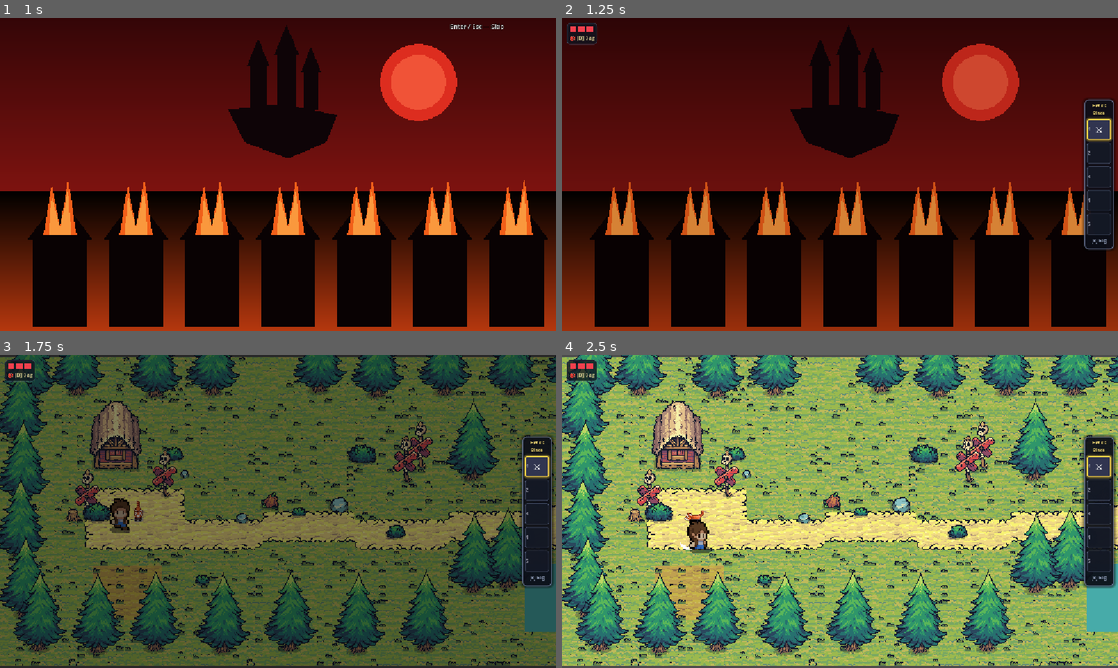
Above: before the commit, frames 1-4 (two rows, left to right).
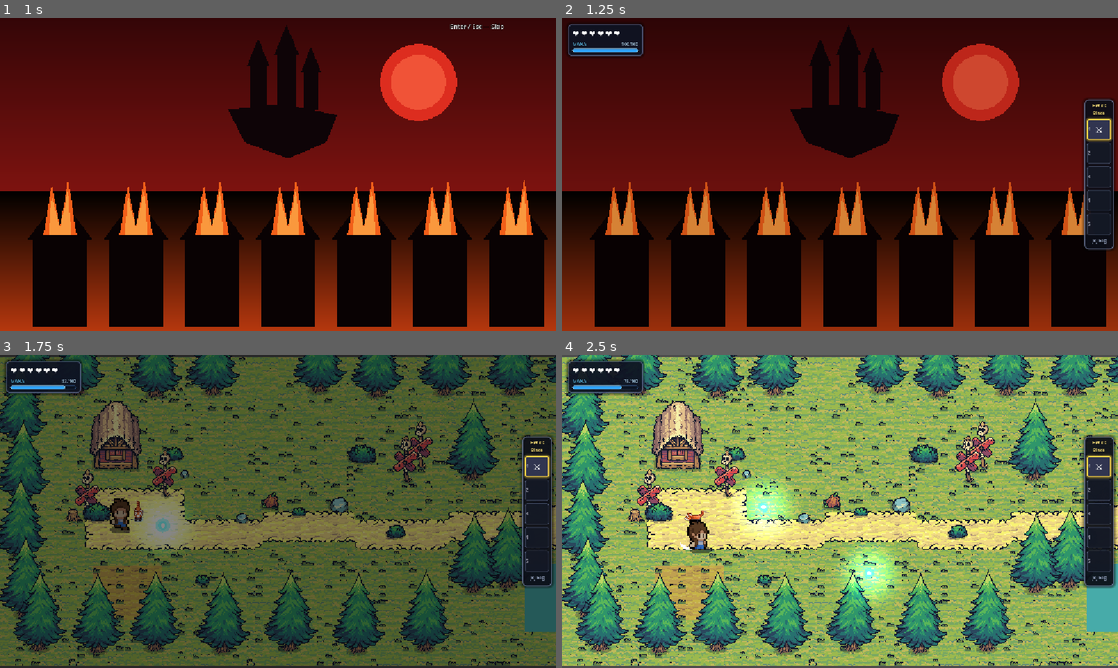
Above: after the commit, the same moments.

Repository: Dishant-Gotis/CGG
Game: Godot game, scene res://scenes/cutscenes/prologue.tscn
Same seed, same stepped clock (60 frames per second), same inputs: the game is played once before the commit and once after it. Sound files missing from this copy of the repository are replaced by a short silence.
Inputs (mouse positions are in pixels of both pictures, inside the frame that each line leads up to):
- Up to frame 1 (1 s): tap Enter (skip) at 0.5 s; move the mouse to (400, 158) at 0.52 s; hold D (move_right) from 0.53 s (still down); tap Q (attack) at 0.6 s; click (400, 158) at 0.67 s; tap Space at 0.77 s; tap F (cast_mana, bound only after the commit) at 0.8 s
- Up to frame 2 (1.25 s): keep holding D (move_right)
- Up to frame 3 (1.75 s): move the mouse to (166, 527) at 1.27 s; release D (move_right) at 1.28 s; hold S (move_down) from 1.28 s (still down); tap F (cast_mana, bound only after the commit) at 1.35 s; click (166, 527) at 1.42 s; tap Space at 1.52 s; tap R at 1.55 s
- Up to frame 4 (2.5 s): move the mouse to (895, 442) at 2.02 s; release S (move_down) at 2.03 s; hold D (move_right) from 2.03 s (still down); tap R at 2.1 s; click (895, 442) at 2.17 s; tap Q (attack) at 2.3 s

Frame 1 is identical in both runs. In frame 2, 1.3% of the frame differs, in the area x 0-15%, y 1-13%; in frame 3, 2.0%; in frame 4, 4.2%, in the area x 0-61%, y 1-80%.

Commit message:
feat: add core UI manager, game state, player, enemy, and combat systems

Diff:
--- a/cgg/data/combat.json
+++ b/cgg/data/combat.json
@@ -1,6 +1,6 @@
 {
 	"player_speed": 140.0,
-	"player_max_health": 3,
+	"player_max_health": 6,
 	"attack_damage": 1,
 	"attack_cooldown": 0.45,
 	"attack_window": 0.18,
--- a/cgg/scripts/autoload/game_state.gd
+++ b/cgg/scripts/autoload/game_state.gd
@@ -4,6 +4,7 @@
 
 signal flag_changed(flag: String, value: bool)
 signal health_changed(hp: int, max_hp: int)
+signal mana_changed(mana: float, max_mana: float)
 signal inventory_changed
 signal hotbar_changed(active_index: int)
 
@@ -45,7 +46,7 @@
 ## single place for defaults (spec §9: no scattered constants).
 const COMBAT_DEFAULTS: Dictionary = {
 	"player_speed": 250.0,
-	"player_max_health": 10,
+	"player_max_health": 6,
 	"attack_damage": 1,
 	"attack_cooldown": 0.45,
 	"attack_window": 0.18,
@@ -65,8 +66,11 @@
 var combat: Dictionary = {}
 
 var flags: Dictionary = {}
-var health: int = 3
-var max_health: int = 3
+var health: int = 6
+var max_health: int = 6
+var mana: float = 100.0
+var max_mana: float = 100.0
+var mana_regen: float = 16.0
 var current_region: String = ""
 var pending_spawn: String = ""
 var pending_player_position: Variant = null  # Vector2 or null
@@ -84,7 +88,27 @@
 				combat[key] = (loaded as Dictionary)[key]
 	max_health = int(combat["player_max_health"])
 	health = max_health
+	mana = max_mana
 	print("[CHECK] GameState ready, combat keys=", combat.size())
+
+
+func _process(delta: float) -> void:
+	if mana < max_mana:
+		mana = minf(max_mana, mana + mana_regen * delta)
+		mana_changed.emit(mana, max_mana)
+
+
+func consume_mana(amount: float) -> bool:
+	if mana >= amount:
+		mana -= amount
+		mana_changed.emit(mana, max_mana)
+		return true
+	return false
+
+
+func set_mana(value: float) -> void:
+	mana = clampf(value, 0.0, max_mana)
+	mana_changed.emit(mana, max_mana)
 
 
 func set_flag(flag: String, value: bool = true) -> void:
@@ -108,10 +132,12 @@
 	inventory = []
 	max_health = int(combat["player_max_health"])
 	health = max_health
+	mana = max_mana
 	current_region = ""
 	pending_spawn = ""
 	pending_player_position = null
 	health_changed.emit(health, max_health)
+	mana_changed.emit(mana, max_mana)
 	if FileAccess.file_exists(SAVE_PATH):
 		DirAccess.remove_absolute(ProjectSettings.globalize_path(SAVE_PATH))
 
--- a/cgg/scripts/autoload/input_config.gd
+++ b/cgg/scripts/autoload/input_config.gd
@@ -9,6 +9,7 @@
 	"move_left": [KEY_A],
 	"move_right": [KEY_D],
 	"attack": [KEY_Q],
+	"cast_mana": [KEY_F, KEY_R],
 	"interact": [KEY_E],
 	"advance": [KEY_E],
 }
--- a/cgg/scripts/autoload/ui_manager.gd
+++ b/cgg/scripts/autoload/ui_manager.gd
@@ -22,6 +22,8 @@
 var skip_label: Label
 var hud_panel: PanelContainer
 var hud_hearts: HBoxContainer
+var mana_bar: ProgressBar
+var mana_label: Label
 
 # Minecraft-style Hotbar (Bottom-center, slots 1-5)
 var hotbar_panel: PanelContainer
@@ -83,10 +85,12 @@
 	_build_skip_hint()
 
 	GameState.health_changed.connect(_on_health_changed)
+	GameState.mana_changed.connect(_on_mana_changed)
 	GameState.hotbar_changed.connect(_on_hotbar_changed)
 	GameState.inventory_changed.connect(_on_inventory_changed)
 
 	_on_health_changed(GameState.health, GameState.max_health)
+	_on_mana_changed(GameState.mana, GameState.max_mana)
 	_update_hotbar_ui()
 	_update_bag_ui()
 
@@ -103,39 +107,84 @@
 	return r
 
 
-# --- HUD (Health Hearts + Satchel Key Hint) -----------------------------------
+# --- HUD (Health Hearts + Mana Bar + Satchel Key Hint) ------------------------
 
 func _build_hud() -> void:
 	hud_panel = PanelContainer.new()
 	var style := StyleBoxFlat.new()
-	style.bg_color = Color(0.06, 0.08, 0.12, 0.8)
-	style.border_color = Color(0.3, 0.35, 0.45, 0.6)
-	style.set_border_width_all(1)
-	style.set_corner_radius_all(6)
-	style.set_content_margin_all(6)
+	style.bg_color = Color(0.06, 0.08, 0.14, 0.88)
+	style.border_color = Color(0.35, 0.40, 0.55, 0.75)
+	style.set_border_width_all(2)
+	style.set_corner_radius_all(8)
+	style.content_margin_left = 10
+	style.content_margin_right = 10
+	style.content_margin_top = 8
+	style.content_margin_bottom = 8
+	style.shadow_color = Color(0, 0, 0, 0.5)
+	style.shadow_size = 6
 	hud_panel.add_theme_stylebox_override("panel", style)
 	hud_panel.mouse_filter = Control.MOUSE_FILTER_IGNORE
 
 	var vbox := VBoxContainer.new()
-	vbox.add_theme_constant_override("separation", 3)
-
-	var hud_box := HBoxContainer.new()
-	hud_box.add_theme_constant_override("separation", 4)
+	vbox.add_theme_constant_override("separation", 5)
+
+	# Row 1: Health Hearts
+	var hearts_box := HBoxContainer.new()
+	hearts_box.add_theme_constant_override("separation", 2)
 	hud_hearts = HBoxContainer.new()
 	hud_hearts.add_theme_constant_override("separation", 3)
-	hud_box.add_child(hud_hearts)
-	vbox.add_child(hud_box)
-
-	var bag_hint := Label.new()
-	bag_hint.text = "🎒 [B] Bag"
-	bag_hint.add_theme_font_size_override("font_size", 11)
-	bag_hint.add_theme_color_override("font_color", Color(0.9, 0.85, 0.6, 0.9))
-	vbox.add_child(bag_hint)
+	hearts_box.add_child(hud_hearts)
+	vbox.add_child(hearts_box)
+
+	# Row 2: Mana Bar (Below the 6 hearts)
+	var mana_vbox := VBoxContainer.new()
+	mana_vbox.add_theme_constant_override("separation", 2)
+
+	var mana_header := HBoxContainer.new()
+	var mana_title := Label.new()
+	mana_title.text = "MANA"
+	mana_title.add_theme_font_size_override("font_size", 9)
+	mana_title.add_theme_color_override("font_color", Color(0.40, 0.80, 1.0, 0.95))
+	mana_title.add_theme_color_override("font_outline_color", Color(0, 0, 0, 0.9))
+	mana_title.add_theme_constant_override("outline_size", 2)
+	mana_header.add_child(mana_title)
+
+	mana_label = Label.new()
+	mana_label.text = "100/100"
+	mana_label.horizontal_alignment = HORIZONTAL_ALIGNMENT_RIGHT
+	mana_label.size_flags_horizontal = Control.SIZE_EXPAND_FILL
+	mana_label.add_theme_font_size_override("font_size", 9)
+	mana_label.add_theme_color_override("font_color", Color(0.75, 0.90, 1.0, 0.9))
+	mana_header.add_child(mana_label)
+	mana_vbox.add_child(mana_header)
+
+	mana_bar = ProgressBar.new()
+	mana_bar.custom_minimum_size = Vector2(136, 8)
+	mana_bar.max_value = 100.0
+	mana_bar.value = 100.0
+	mana_bar.show_percentage = false
+
+	var bar_bg := StyleBoxFlat.new()
+	bar_bg.bg_color = Color(0.04, 0.07, 0.12, 0.9)
+	bar_bg.border_color = Color(0.2, 0.35, 0.55, 0.8)
+	bar_bg.set_border_width_all(1)
+	bar_bg.set_corner_radius_all(3)
+	mana_bar.add_theme_stylebox_override("background", bar_bg)
+
+	var bar_fill := StyleBoxFlat.new()
+	bar_fill.bg_color = Color(0.18, 0.65, 1.0, 0.95)
+	bar_fill.border_color = Color(0.65, 0.9, 1.0, 0.8)
+	bar_fill.set_border_width_all(1)
+	bar_fill.set_corner_radius_all(3)
+	mana_bar.add_theme_stylebox_override("fill", bar_fill)
+
+	mana_vbox.add_child(mana_bar)
+	vbox.add_child(mana_vbox)
 
 	hud_panel.add_child(vbox)
 	root_ui.add_child(hud_panel)
 	hud_panel.set_anchors_preset(Control.PRESET_TOP_LEFT)
-	hud_panel.position = Vector2(10, 10)
+	hud_panel.position = Vector2(12, 12)
 
 
 # --- Minecraft-style Hotbar (Vertical on Right Side) -------------------------
@@ -883,12 +932,25 @@
 func _on_health_changed(hp: int, max_hp: int) -> void:
 	for child: Node in hud_hearts.get_children():
 		child.queue_free()
-	for i: int in range(max_hp):
-		var heart := ColorRect.new()
-		heart.custom_minimum_size = Vector2(14, 14)
-		heart.color = Color(0.95, 0.25, 0.3) if i < hp else Color(0.25, 0.25, 0.28)
+	var total_hearts: int = maxi(max_hp, 6)
+	for i: int in range(total_hearts):
+		var heart := Label.new()
+		heart.text = "❤️" if i < hp else "🖤"
+		heart.add_theme_font_size_override("font_size", 16)
+		if i >= hp:
+			heart.modulate = Color(0.4, 0.42, 0.5, 0.55)
+		else:
+			heart.modulate = Color(1.0, 1.0, 1.0, 1.0)
 		hud_hearts.add_child(heart)
 	hud_panel.visible = max_hp > 0 and not cutscene_caption
+
+
+func _on_mana_changed(cur_mana: float, max_m: float) -> void:
+	if mana_bar != null:
+		mana_bar.max_value = max_m
+		mana_bar.value = cur_mana
+	if mana_label != null:
+		mana_label.text = "%d/%d" % [int(round(cur_mana)), int(round(max_m))]
 
 
 func set_hud_visible(v: bool) -> void:
--- a/cgg/scripts/cave.gd
+++ b/cgg/scripts/cave.gd
@@ -4,6 +4,7 @@
 ## exit back to surface, and crystal cavern ambiance.
 
 @onready var player: CharacterBody2D = $Player if has_node("Player") else null
+var _cave_lights: Array[PointLight2D] = []
 
 
 func _ready() -> void:
@@ -15,4 +16,20 @@
 		cam.limit_right = 1672
 		cam.limit_bottom = 940
 
-	print("[CHECK] Glowing Crystal Cavern ready, bounds=(0,0,1672,940)")
+	# Gather crystal and ambient lights for atmospheric glow
+	for child: Node in get_children():
+		if child is PointLight2D:
+			_cave_lights.append(child as PointLight2D)
+
+	if player != null and player.has_method("_update_torch_light"):
+		player._update_torch_light()
+
+	print("[CHECK] Glowing Crystal Cavern ready with ", _cave_lights.size(), " radiant light sources")
+
+
+func _process(delta: float) -> void:
+	var t: float = Time.get_ticks_msec() * 0.003
+	for i: int in range(_cave_lights.size()):
+		var lt: PointLight2D = _cave_lights[i]
+		if lt != null:
+			lt.energy = 1.35 + 0.22 * sin(t + i * 1.3)
--- /dev/null
+++ b/cgg/scripts/entities/mana_projectile.gd
@@ -0,0 +1,102 @@
+extends Area2D
+class_name ManaProjectile
+## Radiant Mana Bolt thrown by the player.
+## Illuminates dark caverns, flies towards the target, and deals 2 damage + knockback.
+
+var direction: Vector2 = Vector2.RIGHT
+var speed: float = 420.0
+var damage: int = 2
+var lifetime: float = 2.0
+
+var _light: PointLight2D
+var _hit: bool = false
+var _pulse_t: float = 0.0
+
+
+func _ready() -> void:
+	# Layer 8 (Attack hitboxes), Mask 1 (world walls) + 4 (enemies) + 16 (enemy hurtboxes)
+	collision_layer = 8
+	collision_mask = 1 | 4 | 16
+	monitoring = true
+	monitorable = true
+
+	var col := CollisionShape2D.new()
+	var cshape := CircleShape2D.new()
+	cshape.radius = 12.0
+	col.shape = cshape
+	add_child(col)
+
+	# Dedicated PointLight2D so the projectile actively illuminates dark caves
+	_light = PointLight2D.new()
+	_light.color = Color(0.28, 0.78, 1.0, 1.0)
+	_light.energy = 1.6
+	_light.shadow_enabled = false
+
+	var img := Image.create(64, 64, false, Image.FORMAT_RGBA8)
+	for y_px: int in range(64):
+		for x_px: int in range(64):
+			var dist := Vector2(x_px - 32, y_px - 32).length() / 32.0
+			var a := clampf(1.0 - dist, 0.0, 1.0)
+			a = a * a
+			img.set_pixel(x_px, y_px, Color(1, 1, 1, a))
+	var tex := ImageTexture.create_from_image(img)
+	_light.texture = tex
+	_light.texture_scale = 2.8
+	add_child(_light)
+
+	area_entered.connect(_on_area_entered)
+	body_entered.connect(_on_body_entered)
+
+
+func _process(delta: float) -> void:
+	_pulse_t += delta * 12.0
+	queue_redraw()
+
+
+func _physics_process(delta: float) -> void:
+	global_position += direction * speed * delta
+	lifetime -= delta
+	if lifetime <= 0.0:
+		_fade_and_free()
+
+
+func _draw() -> void:
+	var pulse := 1.0 + 0.15 * sin(_pulse_t)
+	# Outer mystical aura
+	draw_circle(Vector2.ZERO, 13.0 * pulse, Color(0.12, 0.55, 1.0, 0.35))
+	# Inner glowing cyan ring
+	draw_circle(Vector2.ZERO, 8.5 * pulse, Color(0.35, 0.85, 1.0, 0.85))
+	# Core celestial white star
+	draw_circle(Vector2.ZERO, 4.5, Color(0.95, 0.98, 1.0, 1.0))
+
+
+func _on_area_entered(area: Area2D) -> void:
+	if _hit:
+		return
+	var target: Node = area.get_parent()
+	if target != null and target.has_method("take_damage"):
+		_hit = true
+		target.take_damage(damage, direction)
+		_fade_and_free()
+
+
+func _on_body_entered(body: Node2D) -> void:
+	if _hit:
+		return
+	if body == self or body.is_in_group("player"):
+		return
+	if body.has_method("take_damage"):
+		_hit = true
+		body.take_damage(damage, direction)
+		_fade_and_free()
+	elif body is TileMap or body is StaticBody2D:
+		# Hit wall / obstacle
+		_hit = true
+		_fade_and_free()
+
+
+func _fade_and_free() -> void:
+	set_physics_process(false)
+	var tw := create_tween()
+	tw.tween_property(self, "modulate:a", 0.0, 0.12)
+	tw.tween_callback(queue_free)
--- a/cgg/scripts/entities/player.gd
+++ b/cgg/scripts/entities/player.gd
@@ -68,6 +68,7 @@
 			global_position = spawn_node.global_position
 		GameState.pending_spawn = ""
 
+	_setup_torch_light()
 	print("[CHECK] player ready at ", global_position)
 
 
@@ -79,6 +80,9 @@
 		anim.modulate.a = 0.45 + 0.55 * absf(sin(Time.get_ticks_msec() * 0.02))
 	else:
 		anim.modulate.a = 1.0
+
+	if torch_light != null and torch_light.visible:
+		torch_light.energy = 1.25 + 0.09 * sin(Time.get_ticks_msec() * 0.008)
 
 	if state == State.DEAD:
 		velocity = Vector2.ZERO
@@ -143,6 +147,9 @@
 	if Input.is_action_just_pressed("attack") and attack_cd_left <= 0.0:
 		_start_attack()
 		return
+	if Input.is_action_just_pressed("cast_mana"):
+		cast_mana()
+		return
 	if Input.is_action_just_pressed("interact"):
 		_try_interact()
 		return
@@ -349,8 +356,84 @@
 func _unhandled_input(event: InputEvent) -> void:
 	if UI.dialogue_open:
 		return
-	if event is InputEventMouseButton and event.button_index == MOUSE_BUTTON_LEFT and event.pressed:
-		var target := _nearest_target()
-		if target != null:
-			_try_interact()
+	if event is InputEventMouseButton and event.pressed:
+		if event.button_index == MOUSE_BUTTON_LEFT:
+			var target := _nearest_target()
+			if target != null:
+				_try_interact()
+				get_viewport().set_input_as_handled()
+		elif event.button_index == MOUSE_BUTTON_RIGHT:
+			cast_mana()
 			get_viewport().set_input_as_handled()
+
+
+func cast_mana() -> void:
+	if state == State.DEAD or UI.dialogue_open or UI.bag_open:
+		return
+	if not GameState.consume_mana(20.0):
+		return
+
+	# Calculate aim direction towards mouse cursor or facing direction
+	var mouse_pos := get_global_mouse_position()
+	var dir := (mouse_pos - global_position).normalized()
+	if dir == Vector2.ZERO or mouse_pos.distance_to(global_position) < 4.0:
+		match facing:
+			"down": dir = Vector2.DOWN
+			"up": dir = Vector2.UP
+			"side": dir = Vector2.LEFT if facing_left else Vector2.RIGHT
+
+	# Update player facing towards cast direction
+	if absf(dir.x) > absf(dir.y):
+		facing = "side"
+		facing_left = dir.x < 0.0
+	elif dir.y > 0.0:
+		facing = "down"
+		facing_left = false
+	else:
+		facing = "up"
+		facing_left = false
+	anim.play(ATTACK_ANIMS[facing])
+	anim.flip_h = facing_left
+
+	# Instantiate and spawn the glowing Mana projectile
+	var proj := ManaProjectile.new()
+	proj.direction = dir
+	proj.global_position = global_position + dir * 22.0
+	get_parent().add_child(proj)
+
+	AudioManager.play_sword()
+	var tw := create_tween()
+	anim.modulate = Color(0.4, 0.85, 1.0)
+	tw.tween_property(anim, "modulate", Color.WHITE, 0.18)
+
+
+var torch_light: PointLight2D
+
+func _setup_torch_light() -> void:
+	torch_light = PointLight2D.new()
+	torch_light.color = Color(1.0, 0.84, 0.52, 1.0)
+	torch_light.energy = 1.3
+	torch_light.shadow_enabled = false
+
+	var img := Image.create(128, 128, false, Image.FORMAT_RGBA8)
+	for y_px: int in range(128):
+		for x_px: int in range(128):
+			var dist := Vector2(x_px - 64, y_px - 64).length() / 64.0
+			var a := clampf(1.0 - dist, 0.0, 1.0)
+			a = a * a
+			img.set_pixel(x_px, y_px, Color(1, 1, 1, a))
+	var tex := ImageTexture.create_from_image(img)
+	torch_light.texture = tex
+	torch_light.texture_scale = 3.4
+	torch_light.position = Vector2(0, 0)
+	add_child(torch_light)
+	_update_torch_light()
+
+	GameState.inventory_changed.connect(_update_torch_light)
+	GameState.hotbar_changed.connect(func(_idx: int) -> void: _update_torch_light())
+
+
+func _update_torch_light() -> void:
+	if torch_light != null:
+		var in_cave := get_tree().current_scene != null and (get_tree().current_scene.name == "Cave" or get_tree().current_scene.scene_file_path.contains("cave"))
+		torch_light.visible = in_cave and GameState.has_item("cave_torch")
--- a/cgg/scripts/entities/torch_goblin.gd
+++ b/cgg/scripts/entities/torch_goblin.gd
@@ -14,9 +14,9 @@
 var state: State = State.PATROL
 var hp: int = 3
 var max_hp: int = 3
-var move_speed: float = 85.0
-var detection_radius: float = 240.0
-var attack_reach: float = 52.0
+var move_speed: float = 75.0
+var detection_radius: float = 230.0
+var attack_reach: float = 42.0
 var damage: int = 1
 
 var home_pos: Vector2 = Vector2.ZERO
@@ -262,7 +262,7 @@
 
 func _start_attack(dir: Vector2) -> void:
 	state = State.ATTACK
-	_attack_cooldown = 1.3
+	_attack_cooldown = 1.6
 	velocity = Vector2.ZERO
 
 	# Choose attack direction animation
Not shown, added: cgg/scripts/entities/mana_projectile.gd.uid
Not shown, added: assignment -6.md
